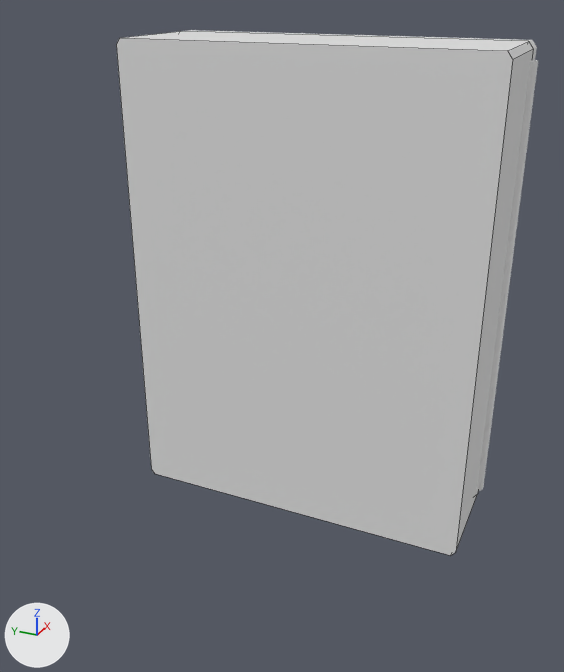
Renders of the FBX model Deceptive Perspectives/Assets/Models/Electrical.fbx from each side of a commit.
The view is the same before and after, from a 50 mm lens placed at (-3.78, -1.54, 1.61), pointed at (-0.27, 0.04, -0.14). Every picture has the same lights, and +X, +Y and +Z are marked at lower left. Mesh edges are drawn as thin lines on the coarser meshes. Where no turn or scale is listed for an object, it has been applied to the vertices. Vertices at the same position are counted once.

Objects in the first picture: 'Box', 'Door'.
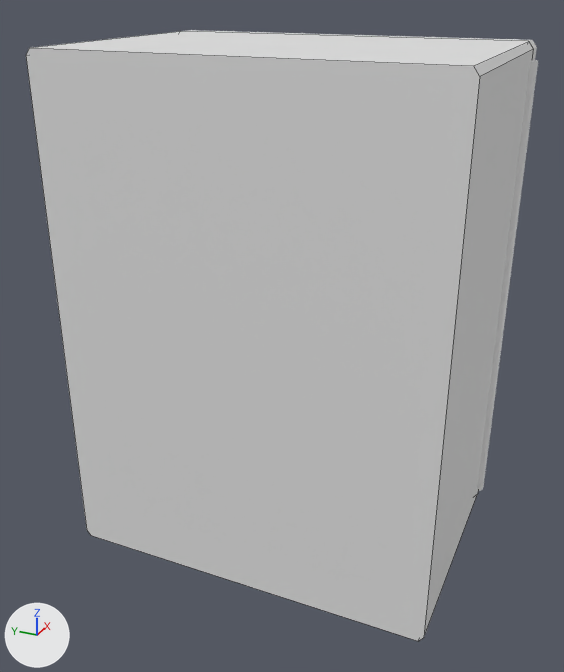
Where the change shows, as pixel boxes [x1, y1, x2, y2] in the pictures (564 x 672 px):
'Box', reshaped (22% wider, 16% taller)
    before: [116, 31, 533, 556]
    after: [26, 31, 533, 641]

Edits to the bpy script that builds the scene:
```text
Change me_cube:
    used by ob_box; location = (0.0, 0.0, 0.0)
    remove me_cube.from_pydata(...)  # 78 vertices, 65 faces; spans x -0.21..0.39, y -1.0..1.0, z -1.33..1.33
    add me_cube.from_pydata(...)  # 78 vertices, 65 faces; spans x -0.9..0.39, y -1.0..1.0, z -1.33..1.33
    me_cube part 1
    12 vertices are removed from x -0.21..-0.16, y -1.0..1.0, z -1.33..1.33
    17 faces are deleted
    4 vertices are added at (-0.87, 0.97, 0.43), (-0.87, 0.97, -0.43), (-0.87, -0.97, 0.43), (-0.87, -0.97, -0.43)
    8 new vertices lie (-1.29, 0.0, 0.0) away from vertices in x 0.39, y -1.0..1.0, z -1.33..1.33
    17 new faces join them
```
